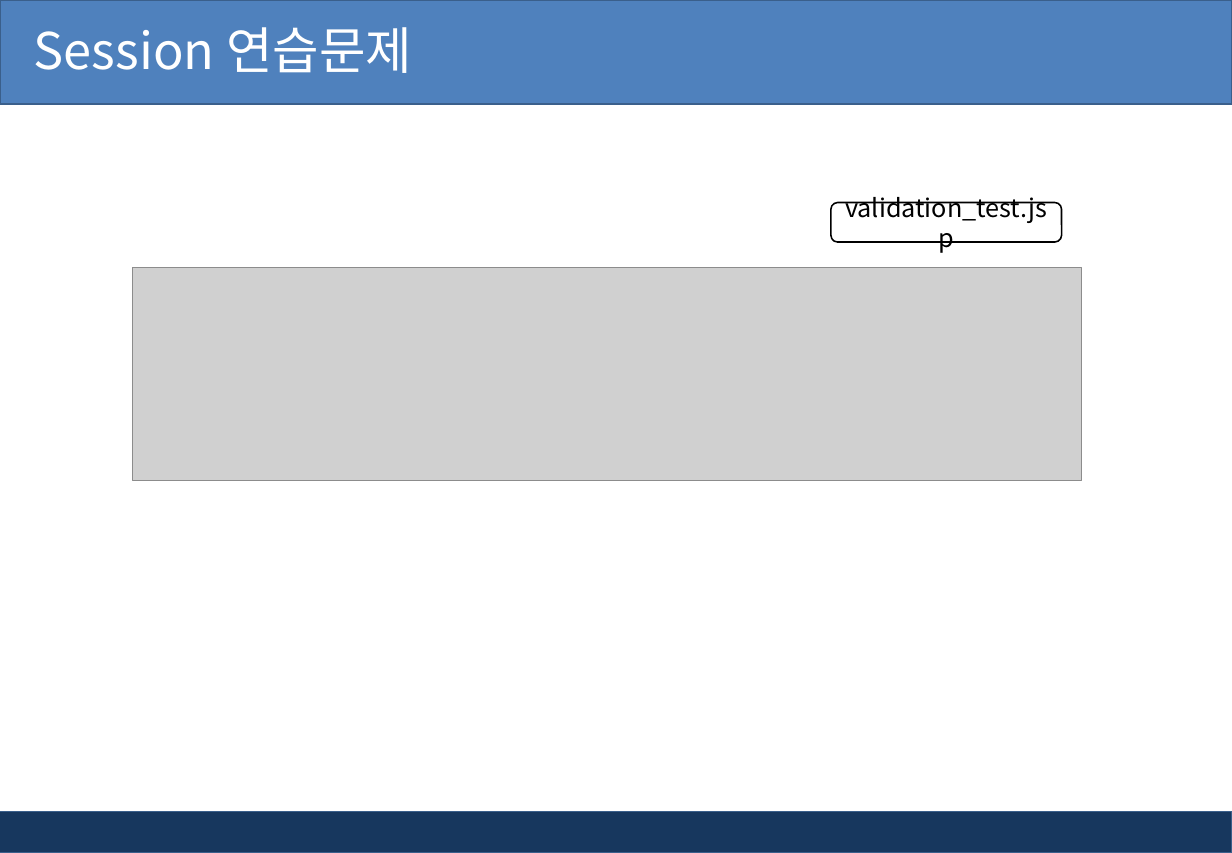
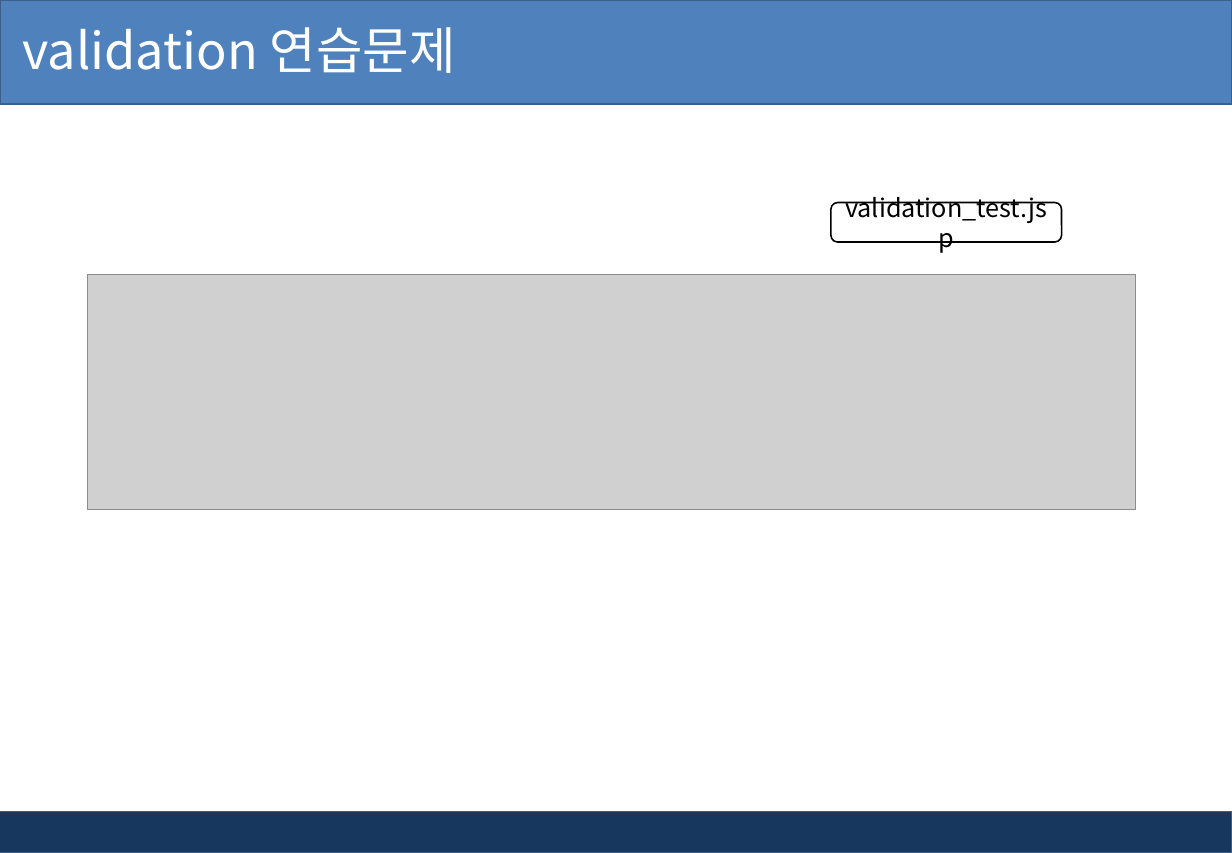
Before and after one commit to pshho/ngreen_project, a slide deck: slide 30 of jspWorks/자료/jsp_ppt/6장. jsp 유효성검사와 정규표현식.pptx (slide 33 before the commit). Drawn at 1232x853 pixels with LibreOffice and Linux fonts; fonts in the diff are those of the drawing; grey boxes stand for pictures; background and template pictures are left out. Boxes give left, top, right and bottom in pixels: in the first picture for what was removed or moved away, otherwise in the second. Text is boxed around its words. In the diff, an @@ line names an element or a change of style, - is before the commit and + after.

```diff
--- a/jspWorks/자료/jsp_ppt/6장. jsp 유효성검사와 정규표현식.pptx
+++ b/jspWorks/자료/jsp_ppt/6장. jsp 유효성검사와 정규표현식.pptx
@@ text at [23,27,456,73]: text changed @@
-Session 연습문제
+validation 연습문제
@@ picture: place and size @@
-picture at [132,267,1082,480]
+picture at [88,274,1135,510]
```
Also in this commit, not shown: 5 other slides changed, 2 slides removed, 26 other files.
